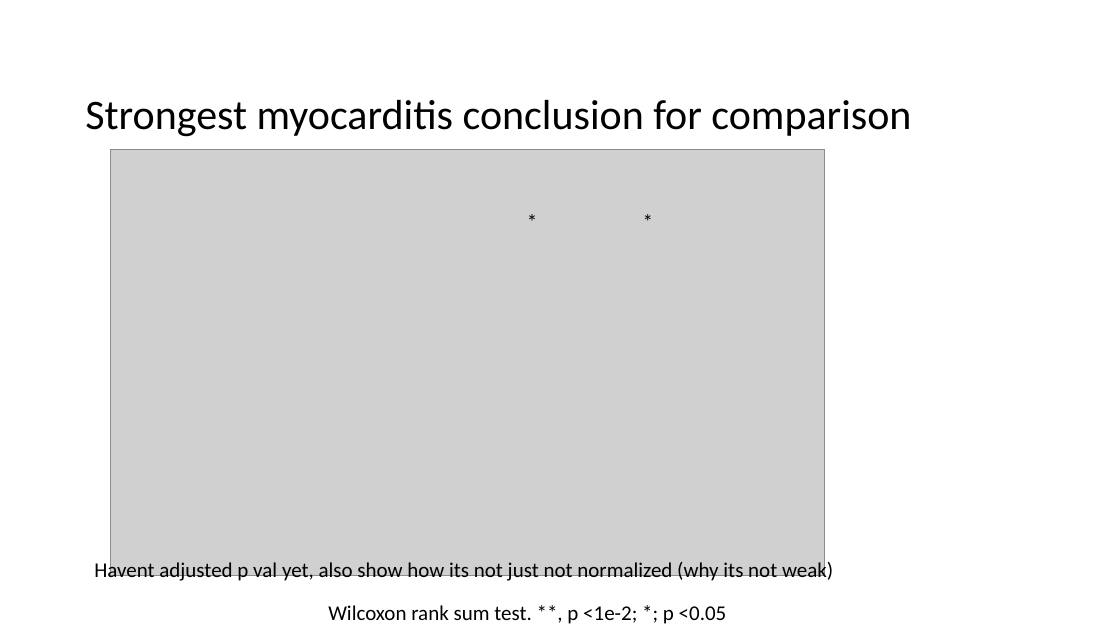
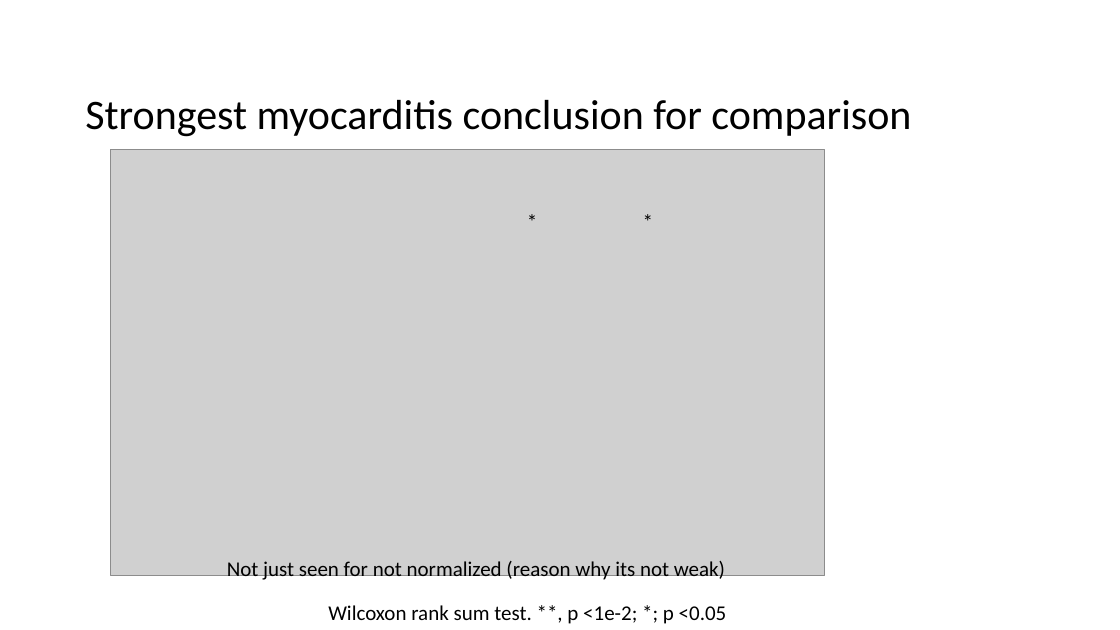
Before and after one commit to tybottorff/bottorffdocs, a slide deck: slide 8 of linsley_postdoc/presentations/weekly_meetings/1_4_24.pptx (slide 10 before the commit). Drawn at 1120x630 pixels with LibreOffice and Linux fonts; fonts in the diff are those of the drawing; grey boxes stand for pictures. Boxes give left, top, right and bottom in pixels: in the first picture for what was removed or moved away, otherwise in the second. Text is boxed around its words. In the diff, an @@ line names an element or a change of style, - is before the commit and + after.

```diff
--- a/linsley_postdoc/presentations/weekly_meetings/1_4_24.pptx
+++ b/linsley_postdoc/presentations/weekly_meetings/1_4_24.pptx
@@ text at (227, 561, 725, 583): text changed @@
-Havent adjusted p val yet, also show how its not just not normalized (why its not weak)
+Not just seen for not normalized (reason why its not weak)
```
Also in this commit, not shown: 9 other slides changed, 4 slides added, 3 slides removed.
